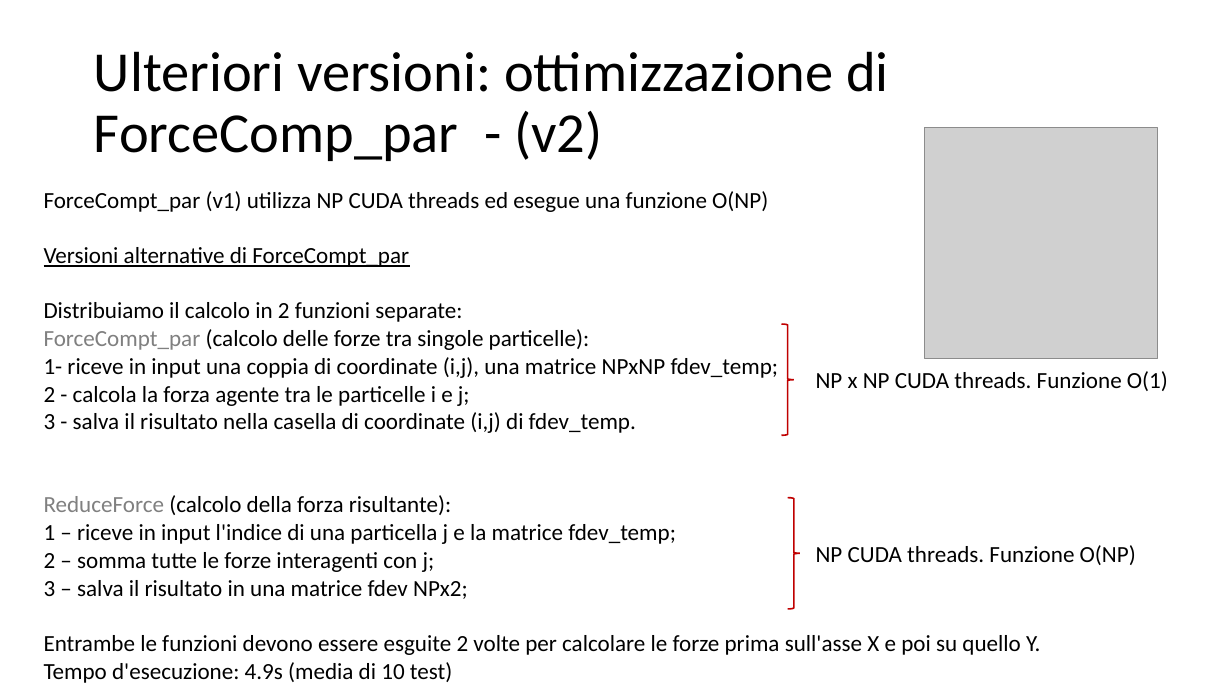
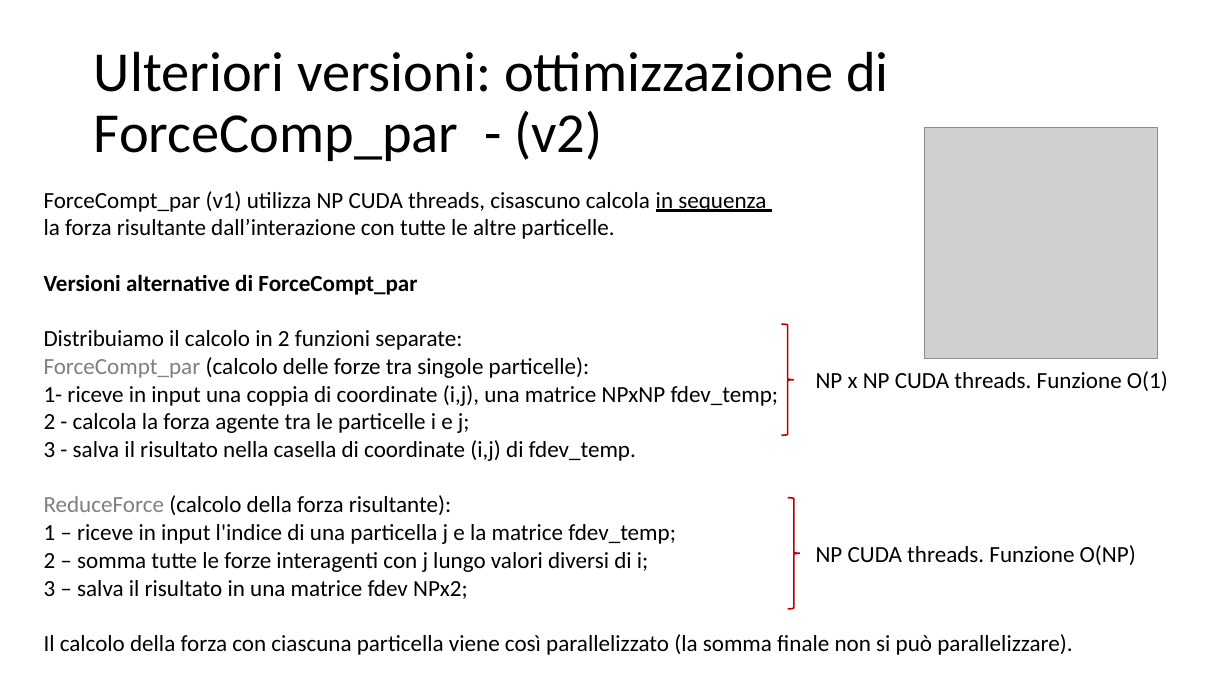
Before and after one commit to piepor/particles-simulation-parallel, a slide deck: slide 12 of presentazione/presentazione.pptx. Drawn at 1232x693 pixels with LibreOffice and Linux fonts; fonts in the diff are those of the drawing; grey boxes stand for pictures. Boxes give left, top, right and bottom in pixels: in the first picture for what was removed or moved away, otherwise in the second. Text is boxed around its words. In the diff, an @@ line names an element or a change of style, - is before the commit and + after.

Commit message:
[WIP] presentazione

```diff
--- a/presentazione/presentazione.pptx
+++ b/presentazione/presentazione.pptx
@@ text at bbox=[44, 191, 766, 239]: text changed @@
-ForceCompt_par (v1) utilizza NP CUDA threads ed esegue una funzione O(NP)
+ForceCompt_par (v1) utilizza NP CUDA threads, cisascuno calcola in sequenza
+la forza risultante dall’interazione con tutte le altre particelle.
@@ text at bbox=[44, 274, 417, 295]: bold on, underline off in "Versioni alternative di ForceCompt_par" @@
@@ text at bbox=[44, 552, 648, 572]: text changed @@
-2 – somma tutte le forze interagenti con j;
+2 – somma tutte le forze interagenti con j lungo valori diversi di i;
@@ text at bbox=[44, 634, 1072, 655]: text changed @@
-Entrambe le funzioni devono essere esguite 2 volte per calcolare le forze prima sull'asse X e poi su quello Y.
-Tempo d'esecuzione: 4.9s (media di 10 test)
+Il calcolo della forza con ciascuna particella viene così parallelizzato (la somma finale non si può parallelizzare).
```
Also in this commit, not shown: 2 other slides changed.
